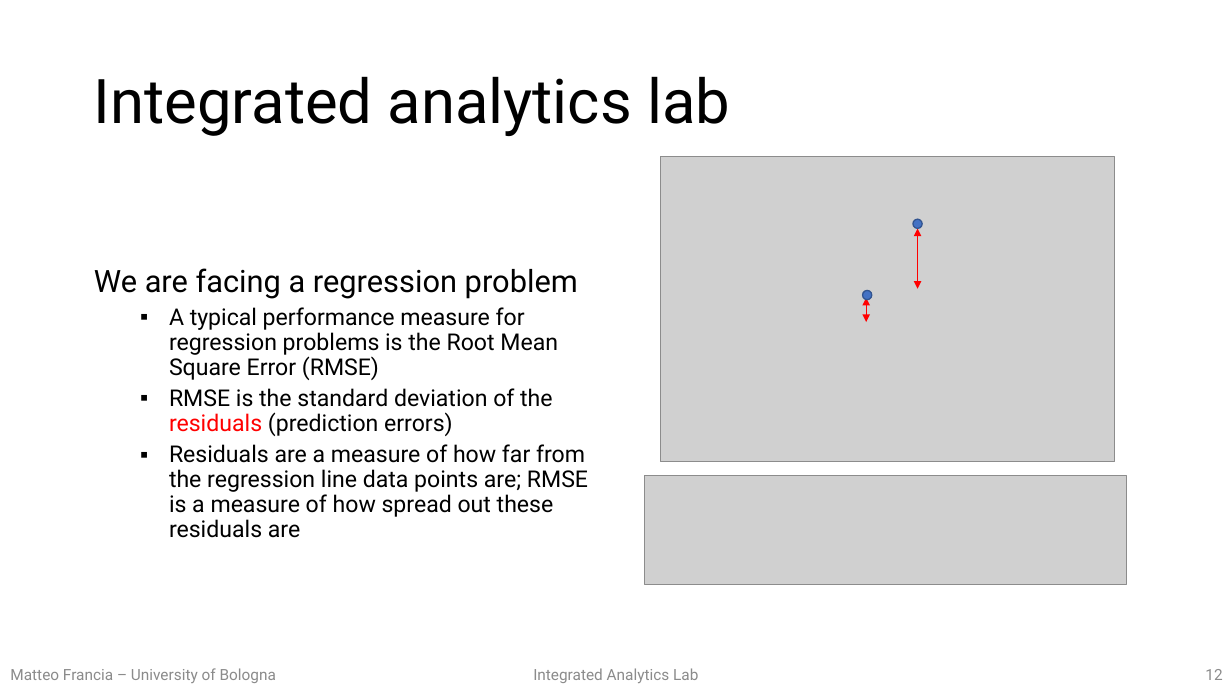
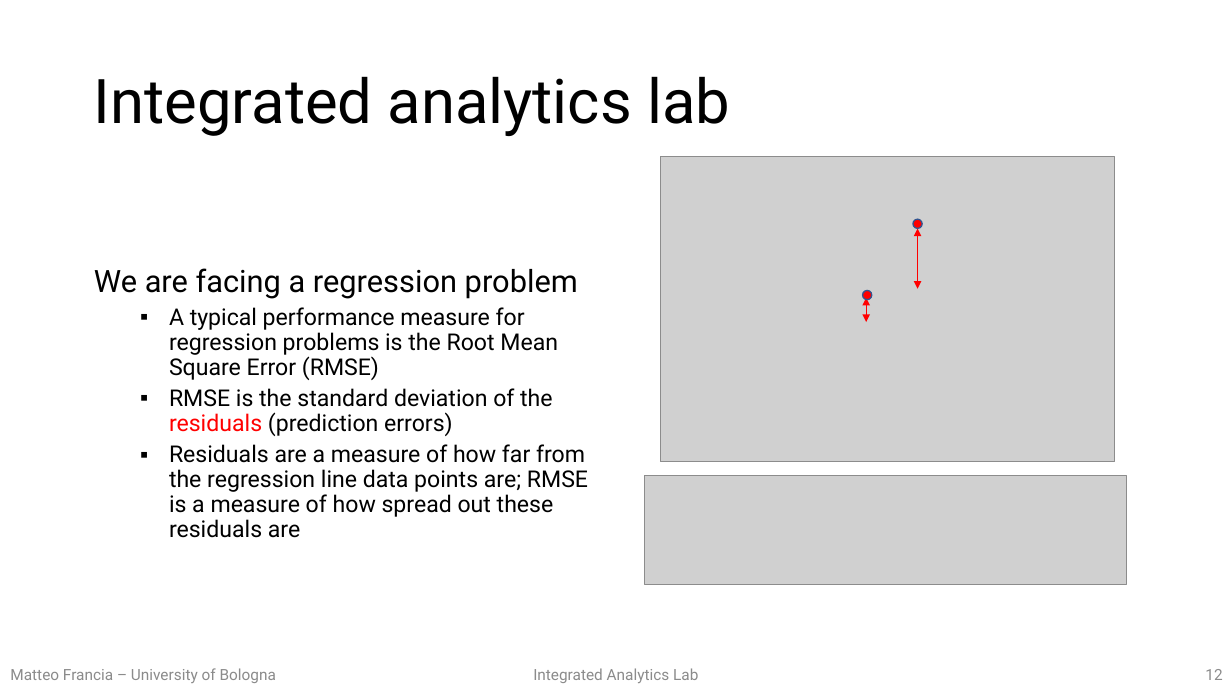
Before and after one commit to w4bo/teaching-handsondatapipelines, a slide deck: slide 12 of 02-MachineLearning/02-slides.pptx. Drawn at 1232x693 pixels with LibreOffice and Linux fonts; fonts in the diff are those of the drawing; grey boxes stand for pictures. Boxes give left, top, right and bottom in pixels: in the first picture for what was removed or moved away, otherwise in the second. Text is boxed around its words. In the diff, an @@ line names an element or a change of style, - is before the commit and + after.

```diff
--- a/02-MachineLearning/02-slides.pptx
+++ b/02-MachineLearning/02-slides.pptx
@@ ellipse at [913, 219, 922, 228]: fill #4472C4 to #FF0000 @@
@@ ellipse at [863, 290, 872, 299]: fill #4472C4 to #FF0000 @@
```
Also in this commit, not shown: 1 other file.
